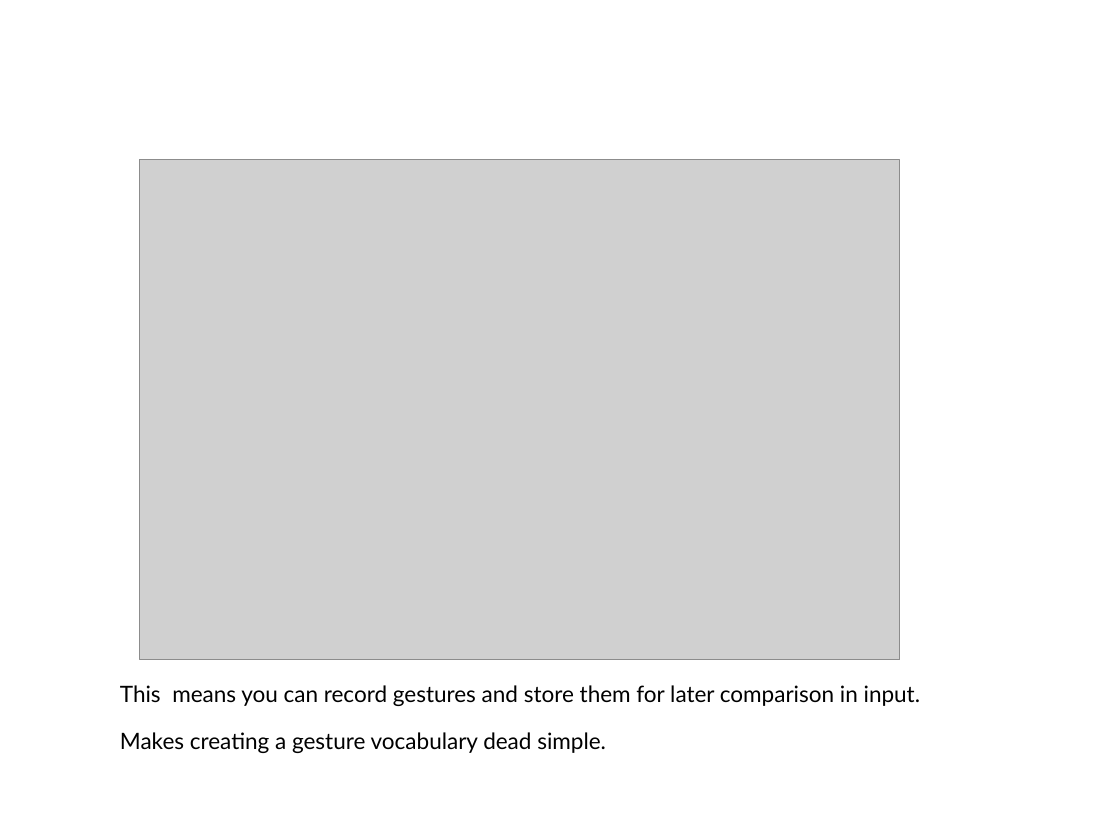
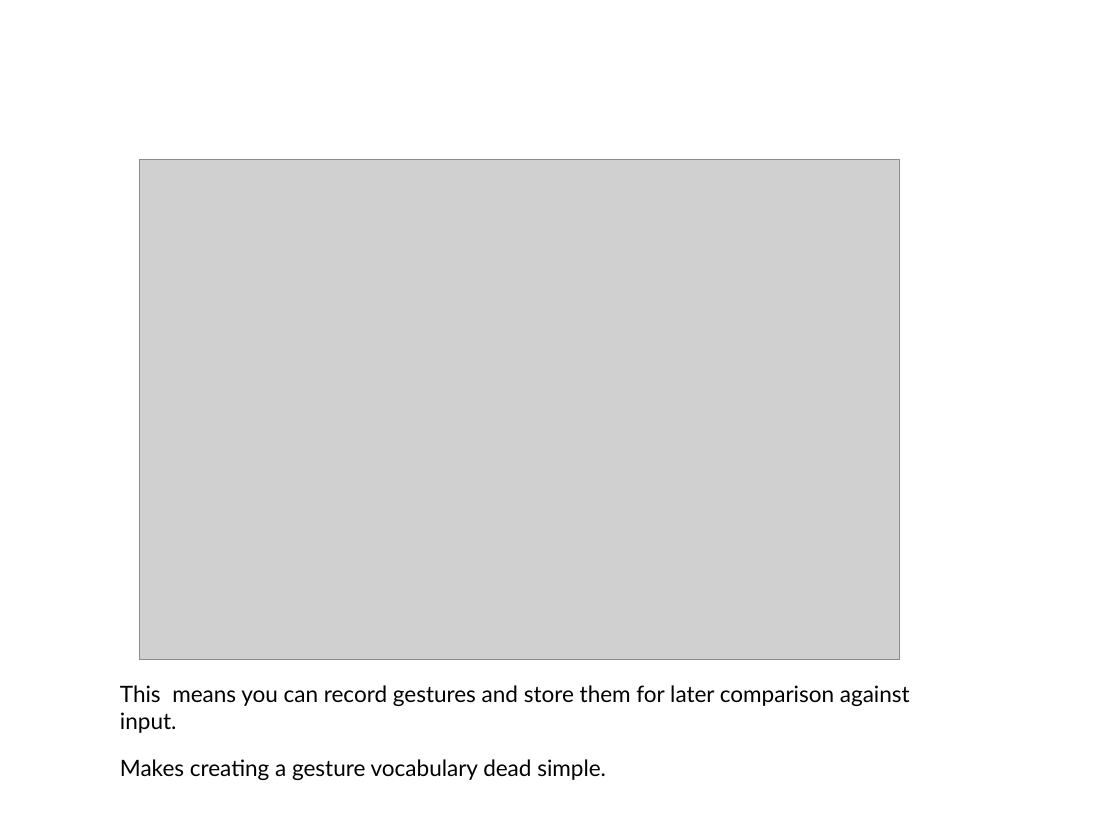
Before and after one commit to Zen-CODE/kivybits, a slide deck: slide 27 of PyCon/ZA 2013/PyCon.odp (slide 28 before the commit). Drawn at 1120x840 pixels with LibreOffice and Linux fonts; fonts in the diff are those of the drawing; grey boxes stand for pictures; background and template pictures are left out. Boxes give left, top, right and bottom in pixels: in the first picture for what was removed or moved away, otherwise in the second. Text is boxed around its words. In the diff, an @@ line names an element or a change of style, - is before the commit and + after.

```diff
--- a/PyCon/ZA 2013/PyCon.odp
+++ b/PyCon/ZA 2013/PyCon.odp
@@ text at (x1=120, y1=685, x2=910, y2=733): text changed @@
-This means you can record gestures and store them for later comparison in input.
+This means you can record gestures and store them for later comparison against input.
```
Also in this commit, not shown: 17 other slides changed, 1 slide removed, 1 other file.
